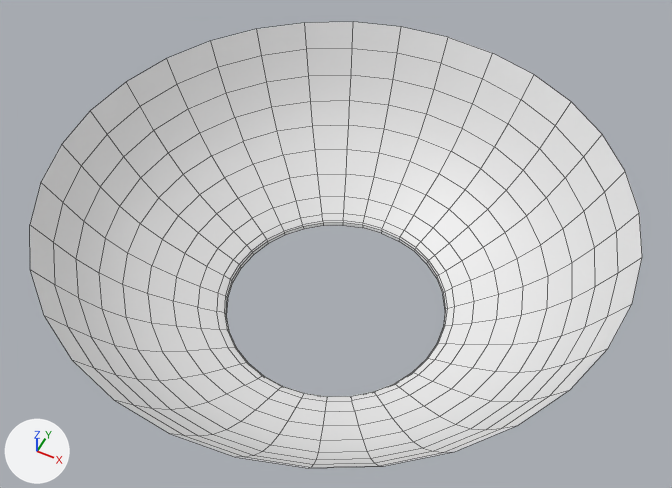
Before and after pictures for a commit that changed the OBJ model PadForge.App/3DModels/XboxSeries/Robot/RightStickClick.obj.
Both versions are drawn from a 50 mm camera at (31.2, -19.4, 2.6) aimed at (19.4, 4.3, -27.0). Every picture has the same lights, and +X, +Y and +Z are marked at lower left. The first picture is the older version. Mesh edges are drawn as thin lines. Where no turn or scale is listed for an object, it has been applied to the vertices.

In view in the first picture: 'RightStickClick'.
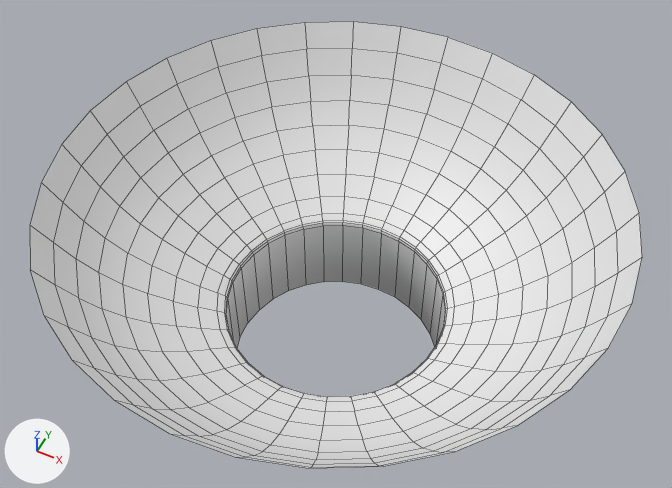
Commit message: XS sticks: fleet cap-cut anatomy for the click glow

What changed in the scene script:
```text
Change me_rightstickclick:
    used by ob_rightstickclick; location = (0.0, 0.0, 0.0)
    remove me_rightstickclick.from_pydata(...)  # 384 vertices, 352 faces; spans x 8.5..31.4, y -8.4..14.5, z -29.5..-22.8
    add me_rightstickclick.from_pydata(...)  # 416 vertices, 384 faces; spans x 8.5..31.4, y -8.4..14.5, z -33.6..-22.8
    me_rightstickclick part 1
    32 new vertices lie (0.0, 0.0, -4.1) away from vertices in x 15.2..24.7, y -1.7..7.8, z -29.5
    32 new faces join them
```

Pixel boxes [x1, y1, x2, y2] of what changed, in the pictures (672 x 488 px):
part 1 of me_rightstickclick, added: after [227, 225, 445, 348]
